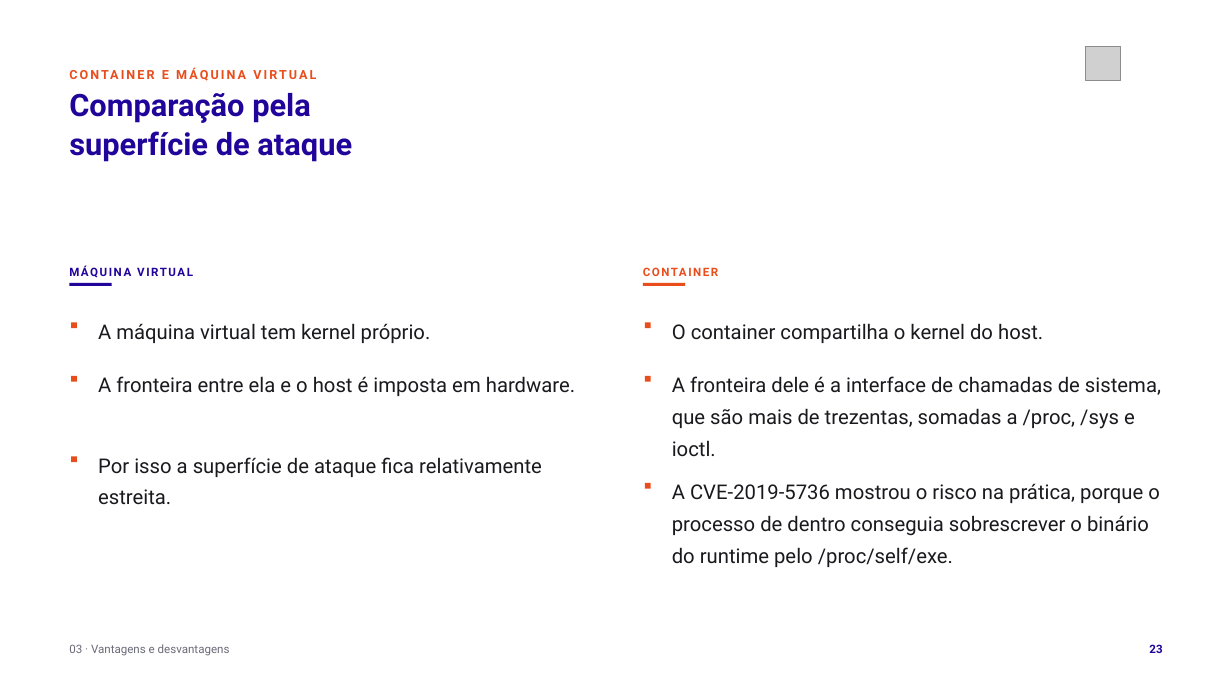
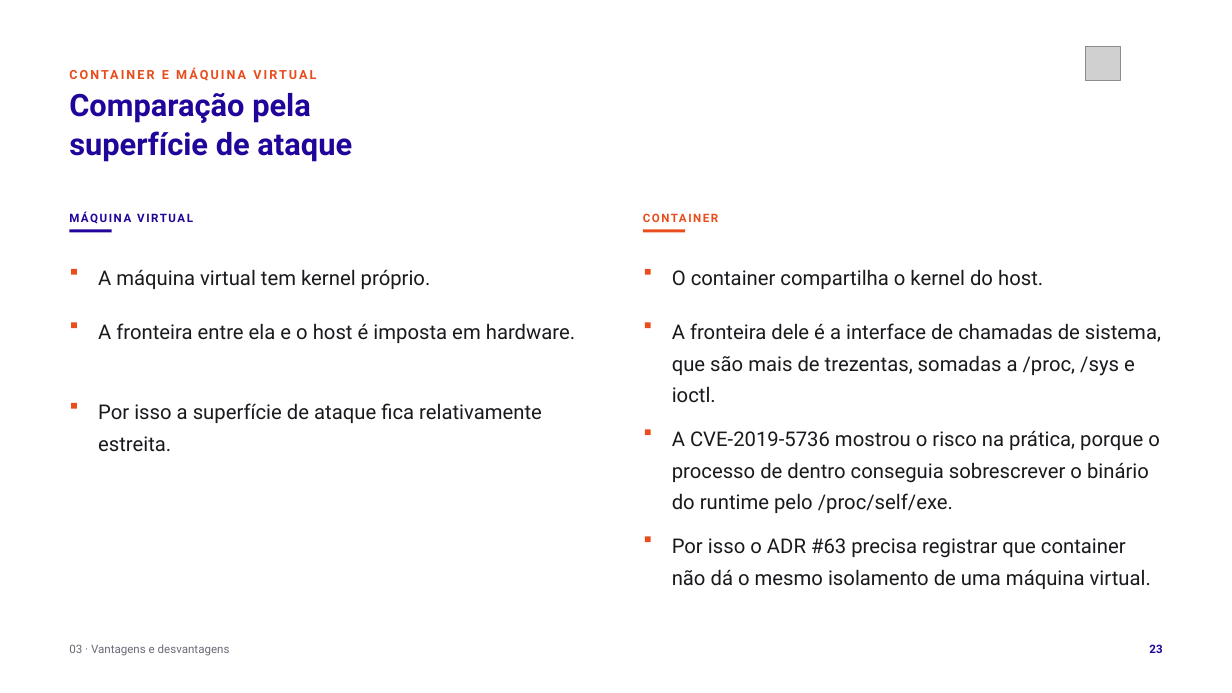
Before and after one commit to tcpassos/invite-app, a slide deck: slide 23 of trabalhos/T1-Docker-Invite-People.pptx. Drawn at 1232x693 pixels with LibreOffice and Linux fonts; fonts in the diff are those of the drawing; grey boxes stand for pictures. Boxes give left, top, right and bottom in pixels: in the first picture for what was removed or moved away, otherwise in the second. Text is boxed around its words. In the diff, an @@ line names an element or a change of style, - is before the commit and + after.

```diff
--- a/trabalhos/T1-Docker-Invite-People.pptx
+++ b/trabalhos/T1-Docker-Invite-People.pptx
@@ 5 texts, 3 rectangles: place and size @@
-5 texts, 3 rectangles at [69,262,1163,567]
+5 texts, 3 rectangles at [69,208,1163,513]
@@ rectangle added at [71,269,77,274], fill #E94D1C @@
@@ rectangle: place and size @@
-rectangle at [645,376,651,382]
+rectangle at [645,269,651,274]
@@ rectangle: place and size @@
-rectangle at [71,376,77,382]
+rectangle at [71,403,77,409]
@@ 3 texts: place and size @@
-3 texts at [98,323,1043,504]
+3 texts at [98,269,1043,451]
@@ rectangle: place and size @@
-rectangle at [71,457,77,462]
+rectangle at [645,537,651,543]
@@ text added at [672,538,1151,589], 15.8 pt, text #1A1A1E @@
+Por isso o ADR #63 precisa registrar que container não dá o mesmo isolamento de uma máquina virtual.
```
Also in this commit, not shown: 5 other slides changed, 9 other files.
